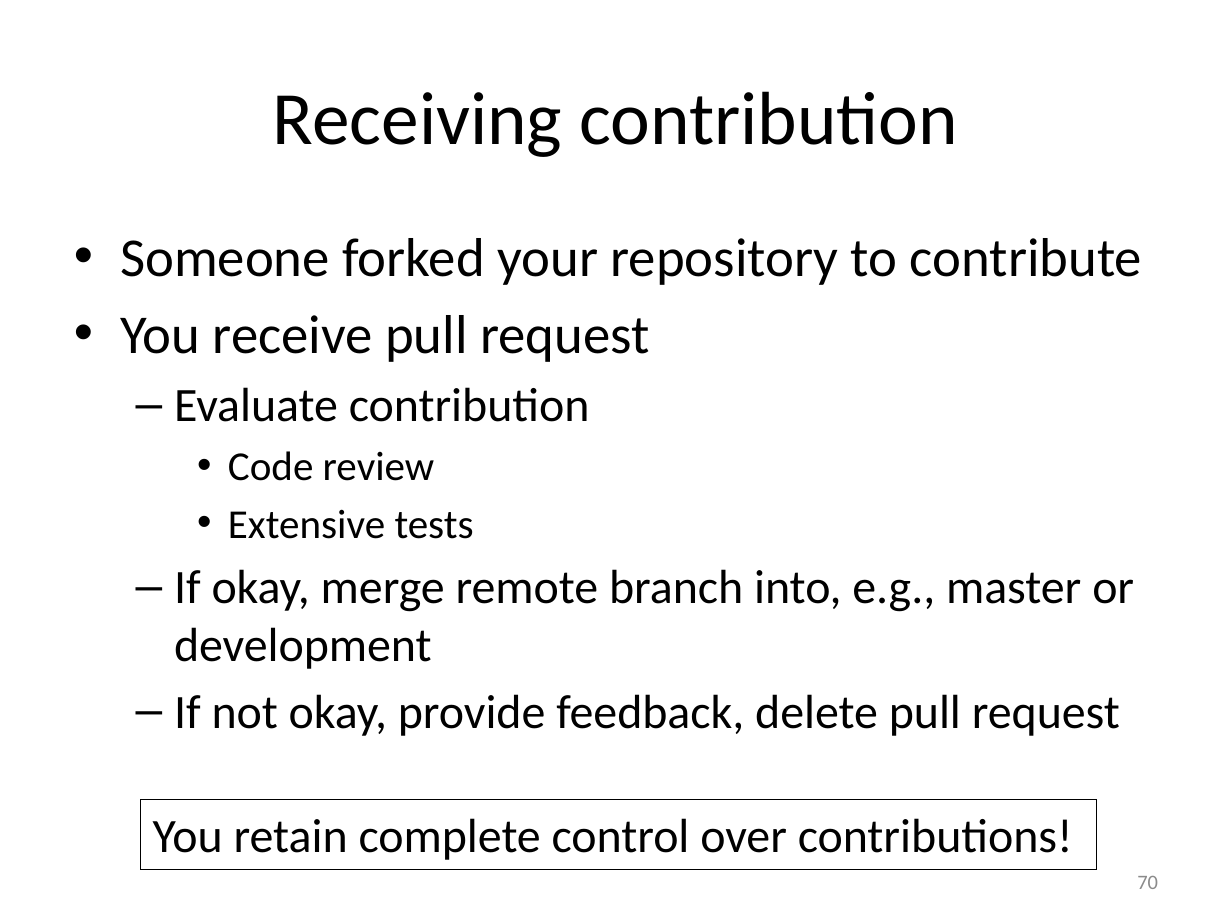
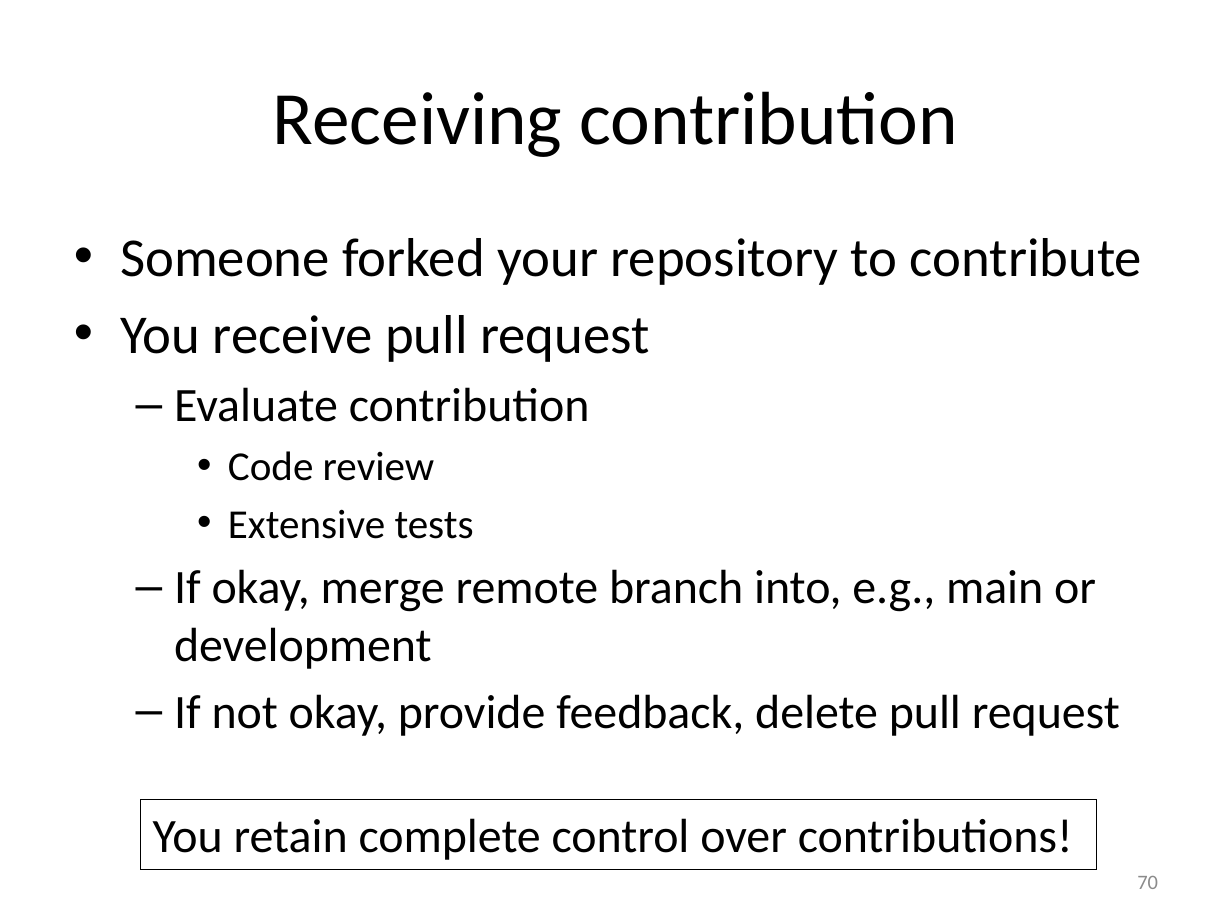
Before and after one commit to gjbex/Version-control-with-git, a slide deck: slide 70 of version_control_git.pptx. Drawn at 1232x924 pixels with LibreOffice and Linux fonts; fonts in the diff are those of the drawing. Boxes give left, top, right and bottom in pixels: in the first picture for what was removed or moved away, otherwise in the second. Text is boxed around its words. In the diff, an @@ line names an element or a change of style, - is before the commit and + after.

Commit message:
Change master to main branch
* Both Github and Gitlab now use `main` rather than `master` by default.

```diff
--- a/version_control_git.pptx
+++ b/version_control_git.pptx
@@ text at (174,569,1096,669): text changed @@
-  – If okay, merge remote branch into, e.g., master or development
+  – If okay, merge remote branch into, e.g., main or development
```
Also in this commit, not shown: 13 other slides changed.
